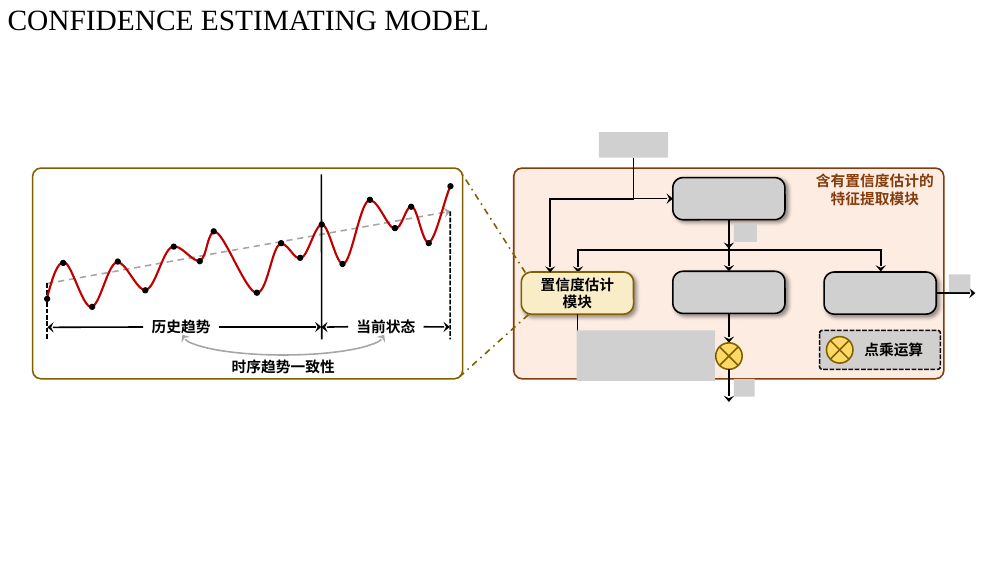
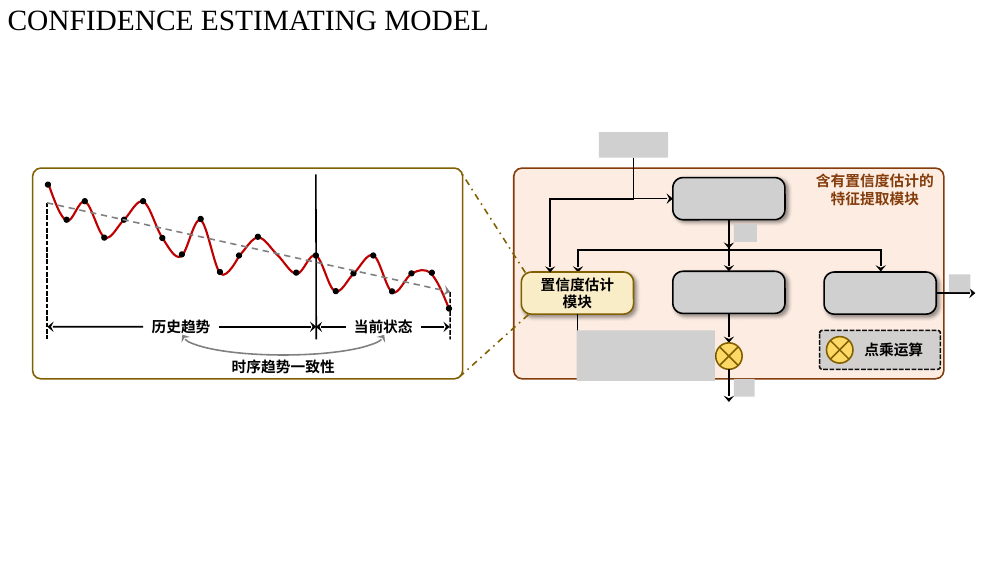
Before and after one commit to KarryRen/MgRL-CE, a slide deck: slide 4 of images/MgRL_CE_Images.pptx (slide 2 before the commit). Drawn at 1008x567 pixels with LibreOffice and Linux fonts; fonts in the diff are those of the drawing; grey boxes stand for pictures. Boxes give left, top, right and bottom in pixels: in the first picture for what was removed or moved away, otherwise in the second. Text is boxed around its words. In the diff, an @@ line names an element or a change of style, - is before the commit and + after.

```diff
--- a/images/MgRL_CE_Images.pptx
+++ b/images/MgRL_CE_Images.pptx
@@ line moved from (321, 175) - (322, 340) to (316, 175) - (316, 340) @@
@@ ellipse: place and size @@
-ellipse at <box>448,184,454,189</box>
+ellipse at <box>45,182,51,188</box>
@@ arrow moved from (47, 284) - (451, 212) to (47, 203) - (450, 292) @@
@@ arrow (47, 203) - (450, 292): stroke #A6A6A6 1.5 pt dashed to #808080 1.5 pt dashed @@
@@ line moved from (47, 284) - (47, 340) to (47, 203) - (47, 340) @@
@@ freeform shape at <box>48,185,449,310</box>: outline redrawn @@
@@ ellipse: place and size @@
-ellipse at <box>45,296,50,302</box>
+ellipse at <box>82,199,88,204</box>
@@ ellipse added at <box>141,199,146,204</box>, fill #000000, outline #000000 1 pt @@
@@ ellipse: place and size @@
-ellipse at <box>60,260,66,265</box>
+ellipse at <box>64,217,70,222</box>
@@ ellipse: place and size @@
-ellipse at <box>115,259,120,265</box>
+ellipse at <box>102,235,107,240</box>
@@ ellipse: place and size @@
-ellipse at <box>90,305,95,310</box>
+ellipse at <box>122,217,127,222</box>
@@ ellipse: place and size @@
-ellipse at <box>143,288,148,293</box>
+ellipse at <box>160,235,165,240</box>
@@ ellipse: place and size @@
-ellipse at <box>211,229,216,234</box>
+ellipse at <box>198,216,203,222</box>
@@ ellipse: place and size @@
-ellipse at <box>279,240,284,246</box>
+ellipse at <box>256,234,261,240</box>
@@ ellipse: place and size @@
-ellipse at <box>171,244,176,250</box>
+ellipse at <box>179,252,185,257</box>
@@ ellipse: place and size @@
-ellipse at <box>197,259,203,264</box>
+ellipse at <box>218,269,223,274</box>
@@ ellipse added at <box>237,253,242,259</box>, fill #000000, outline #000000 1 pt @@
@@ ellipse: place and size @@
-ellipse at <box>298,256,303,261</box>
+ellipse at <box>313,253,318,259</box>
@@ ellipse: place and size @@
-ellipse at <box>392,225,398,231</box>
+ellipse at <box>371,253,376,259</box>
@@ ellipse: place and size @@
-ellipse at <box>254,290,259,296</box>
+ellipse at <box>294,270,299,275</box>
@@ ellipse: place and size @@
-ellipse at <box>319,222,324,228</box>
+ellipse at <box>333,289,339,294</box>
@@ ellipse: place and size @@
-ellipse at <box>340,262,346,267</box>
+ellipse at <box>351,271,356,276</box>
@@ ellipse: place and size @@
-ellipse at <box>368,197,373,203</box>
+ellipse at <box>389,289,395,294</box>
@@ ellipse: place and size @@
-ellipse at <box>409,204,414,209</box>
+ellipse at <box>409,271,414,276</box>
@@ ellipse: place and size @@
-ellipse at <box>426,240,432,246</box>
+ellipse at <box>430,270,435,275</box>
@@ line moved from (451, 212) - (450, 340) to (451, 293) - (450, 340) @@
@@ arc (boxed as its full ellipse) at <box>182,314,384,355</box>: outline #A6A6A6 1.5 pt to #808080 1.5 pt @@
@@ arrow moved from (321, 327) - (219, 327) to (316, 327) - (219, 327) @@
@@ arrow moved from (321, 327) - (348, 327) to (316, 327) - (346, 327) @@
@@ ellipse added at <box>446,306,451,312</box>, fill #000000, outline #000000 1 pt @@
```
Also in this commit, not shown: 2 slides added, 4 other files.
